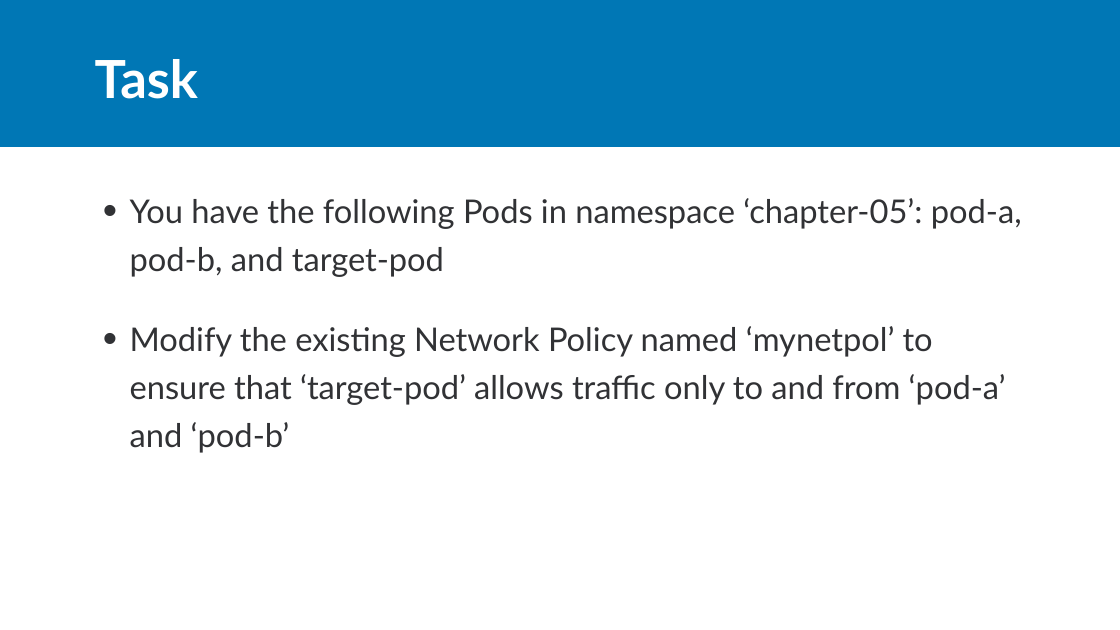
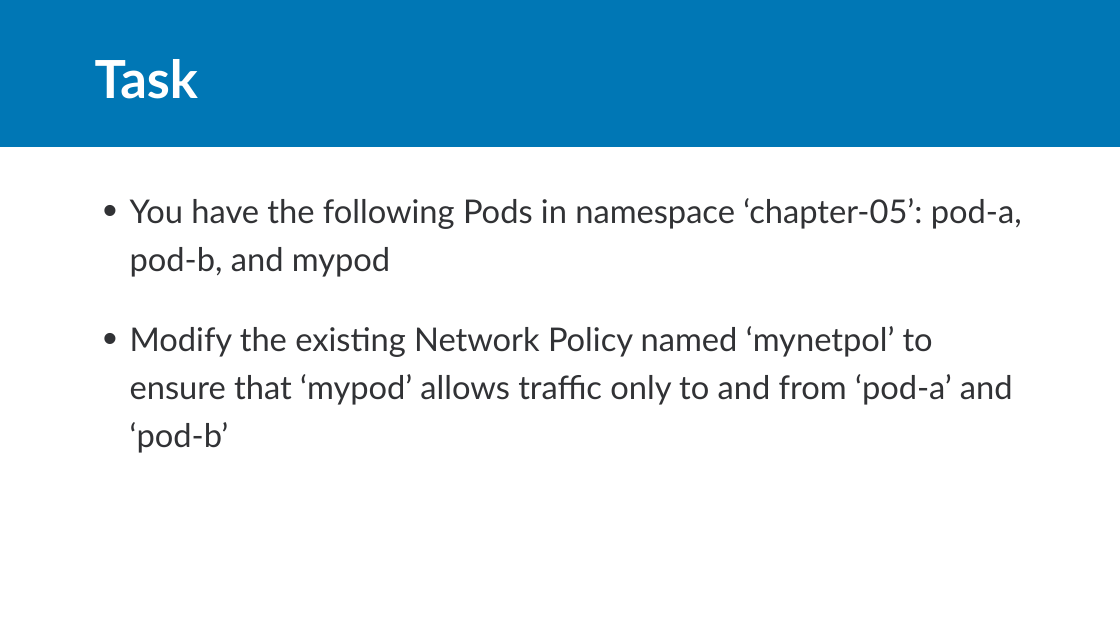
Before and after one commit to rdiazconcha/ckad-exam-prep, a slide deck: slide 2 of chapter-05/01-netpol/05_01_netpol.pptx. Drawn at 1120x630 pixels with LibreOffice and Linux fonts; fonts in the diff are those of the drawing. Boxes give left, top, right and bottom in pixels: in the first picture for what was removed or moved away, otherwise in the second. Text is boxed around its words. In the diff, an @@ line names an element or a change of style, - is before the commit and + after.

```diff
--- a/chapter-05/01-netpol/05_01_netpol.pptx
+++ b/chapter-05/01-netpol/05_01_netpol.pptx
@@ text at bbox=[130, 198, 1022, 453]: text changed @@
-• You have the following Pods in namespace ‘chapter-05’: pod-a, pod-b, and target-pod
-• Modify the existing Network Policy named ‘mynetpol’ to ensure that ‘target-pod’ allows traffic only to and from ‘pod-a’ and ‘pod-b’
+• You have the following Pods in namespace ‘chapter-05’: pod-a, pod-b, and mypod
+• Modify the existing Network Policy named ‘mynetpol’ to ensure that ‘mypod’ allows traffic only to and from ‘pod-a’ and ‘pod-b’
```
Also in this commit, not shown: 4 other files.
